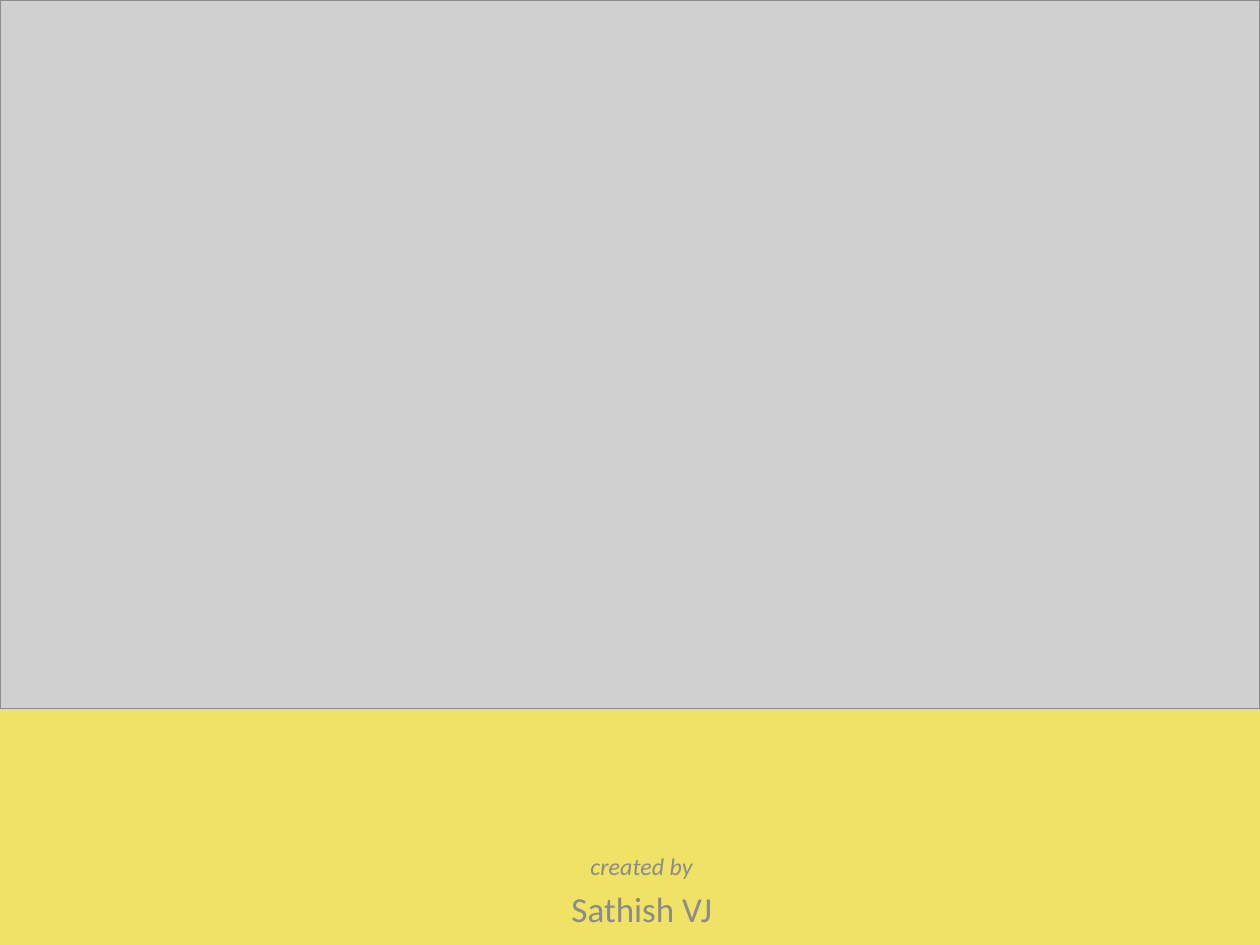
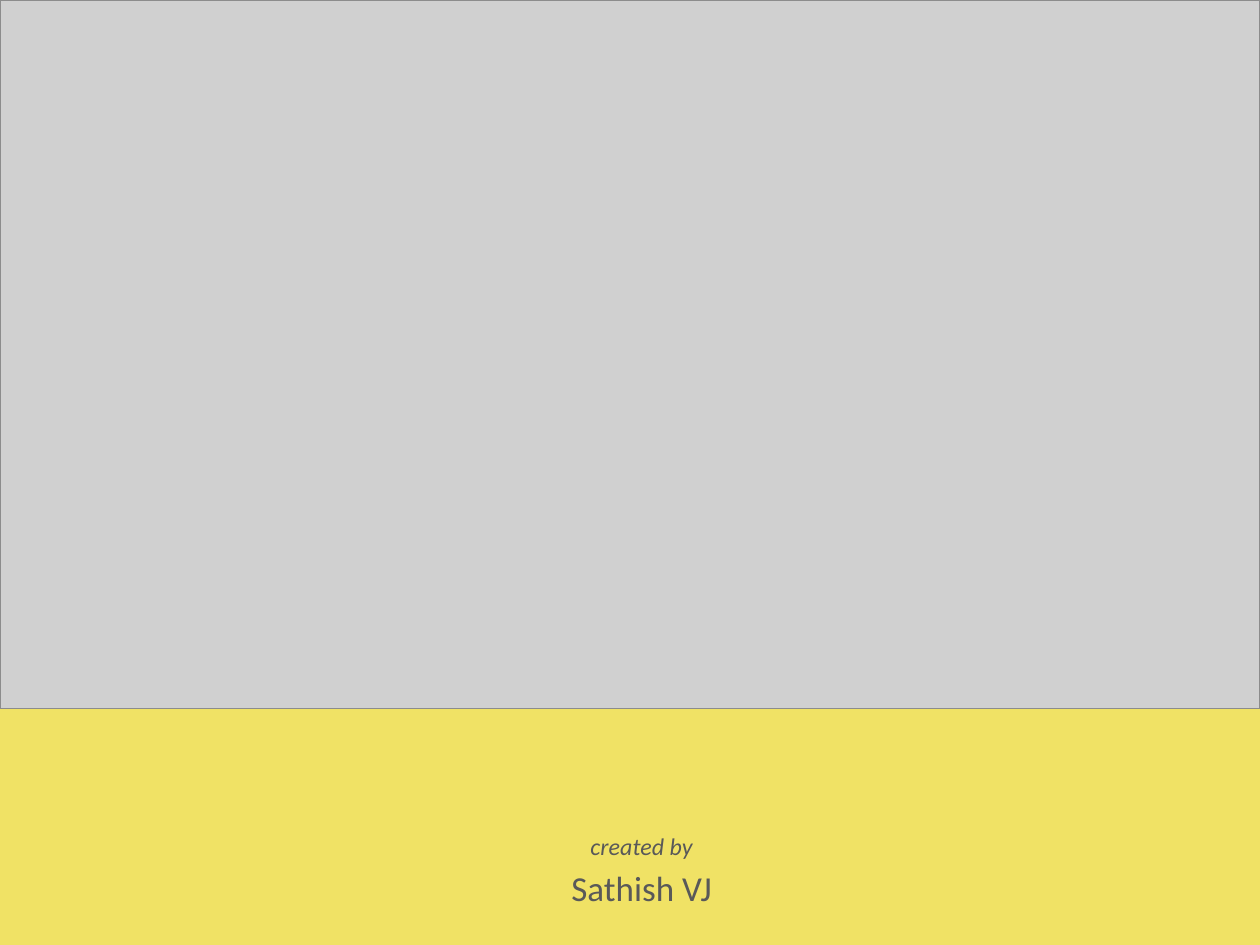
Before and after one commit to sathishvj/limitless, a slide deck: slide 1 of misc/ppt/limitless.pptx. Drawn at 1260x945 pixels with LibreOffice and Linux fonts; fonts in the diff are those of the drawing; grey boxes stand for pictures. Boxes give left, top, right and bottom in pixels: in the first picture for what was removed or moved away, otherwise in the second. Text is boxed around its words. In the diff, an @@ line names an element or a change of style, - is before the commit and + after.

```diff
--- a/misc/ppt/limitless.pptx
+++ b/misc/ppt/limitless.pptx
@@ text "created by": place and size @@
-text "created by" at box(571, 858, 712, 922)
+text "created by" at box(571, 838, 712, 901)
@@ text "created by" at box(571, 838, 712, 901): text colour #8C8C8C to #595959 @@
```
Also in this commit, not shown: 2 other slides changed, 6 slides added, 1 slide removed.
